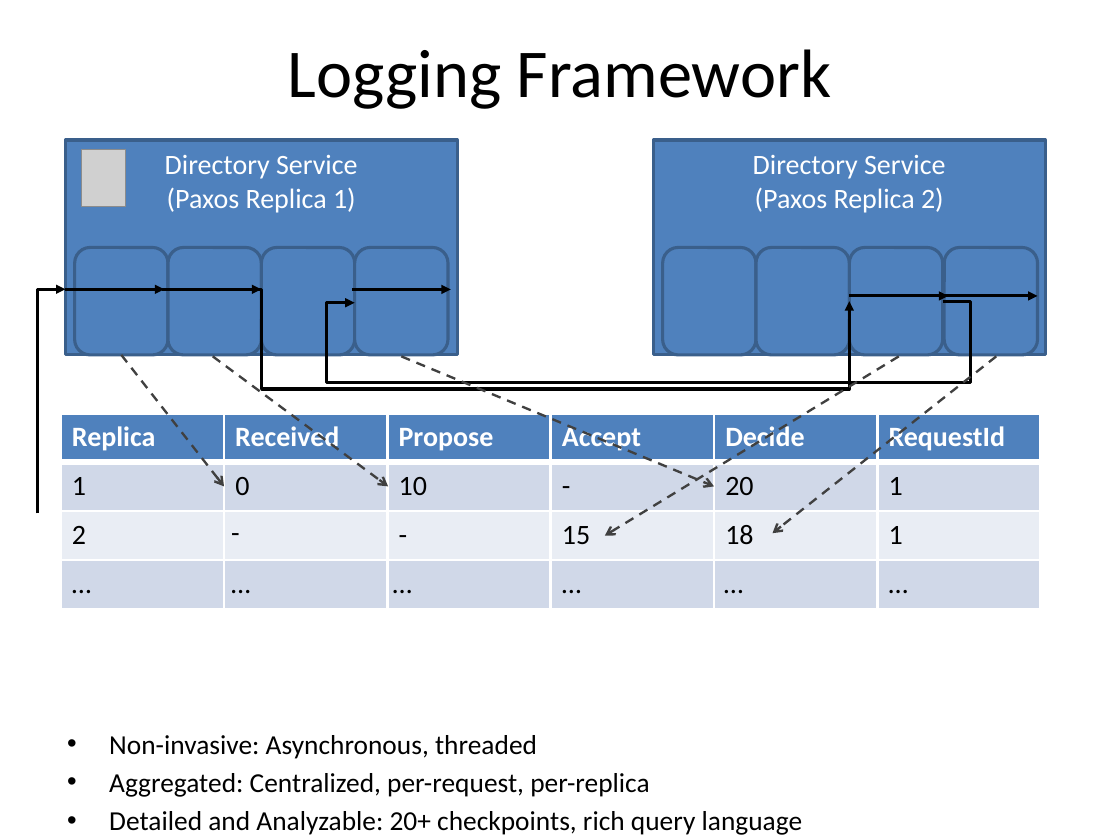
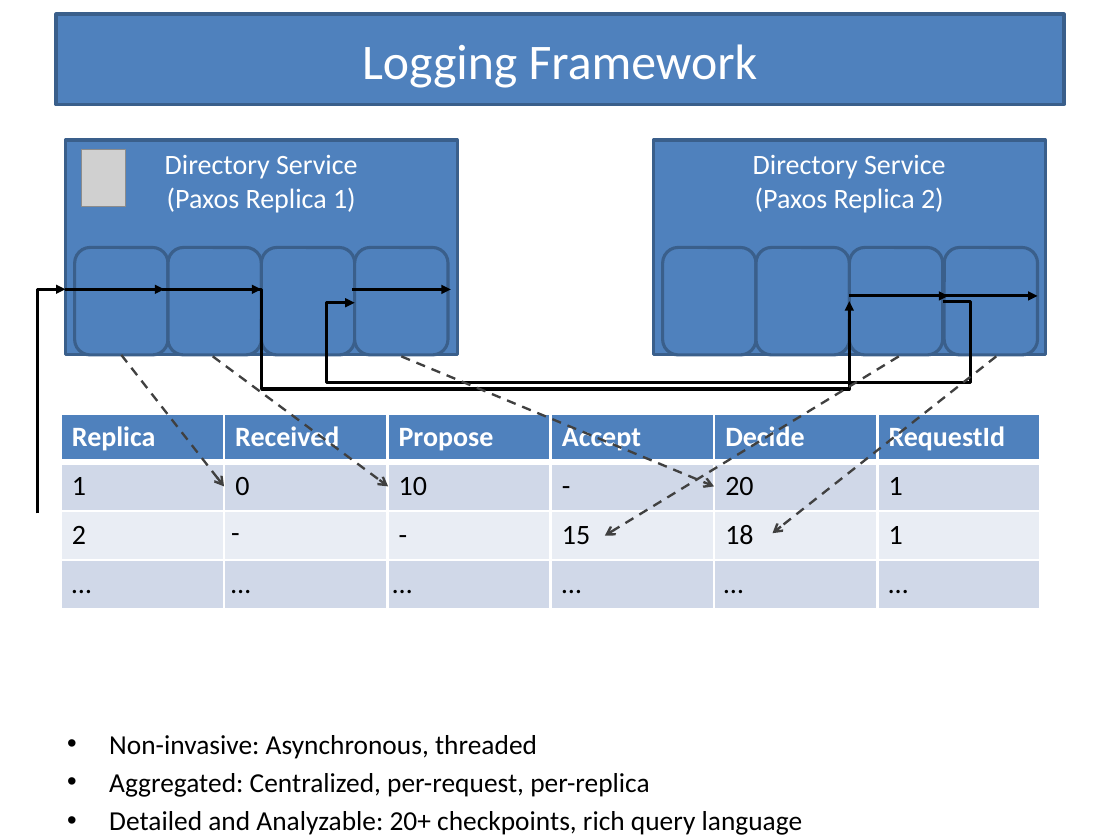
Before and after one commit to Slania/JPaxos-1, a slide deck: slide 22 of Paxos based directory updates for geo-replicated cloud storage.pptx. Drawn at 1120x840 pixels with LibreOffice and Linux fonts; fonts in the diff are those of the drawing; grey boxes stand for pictures. Boxes give left, top, right and bottom in pixels: in the first picture for what was removed or moved away, otherwise in the second. Text is boxed around its words. In the diff, an @@ line names an element or a change of style, - is before the commit and + after.

```diff
--- a/Paxos based directory updates for geo-replicated cloud storage.pptx
+++ b/Paxos based directory updates for geo-replicated cloud storage.pptx
@@ title "Logging Framework": place and size @@
-title "Logging Framework" at bbox=[288, 49, 831, 109]
+title "Logging Framework" at bbox=[56, 13, 1064, 104]
@@ title "Logging Framework" at bbox=[56, 13, 1064, 104]: size 44 to 32 pt, text colour #000000 to #FFFFFF; fill none to #4F81BD; outline none to #3A5F8C 2 pt @@
```
Also in this commit, not shown: 17 other slides changed.
